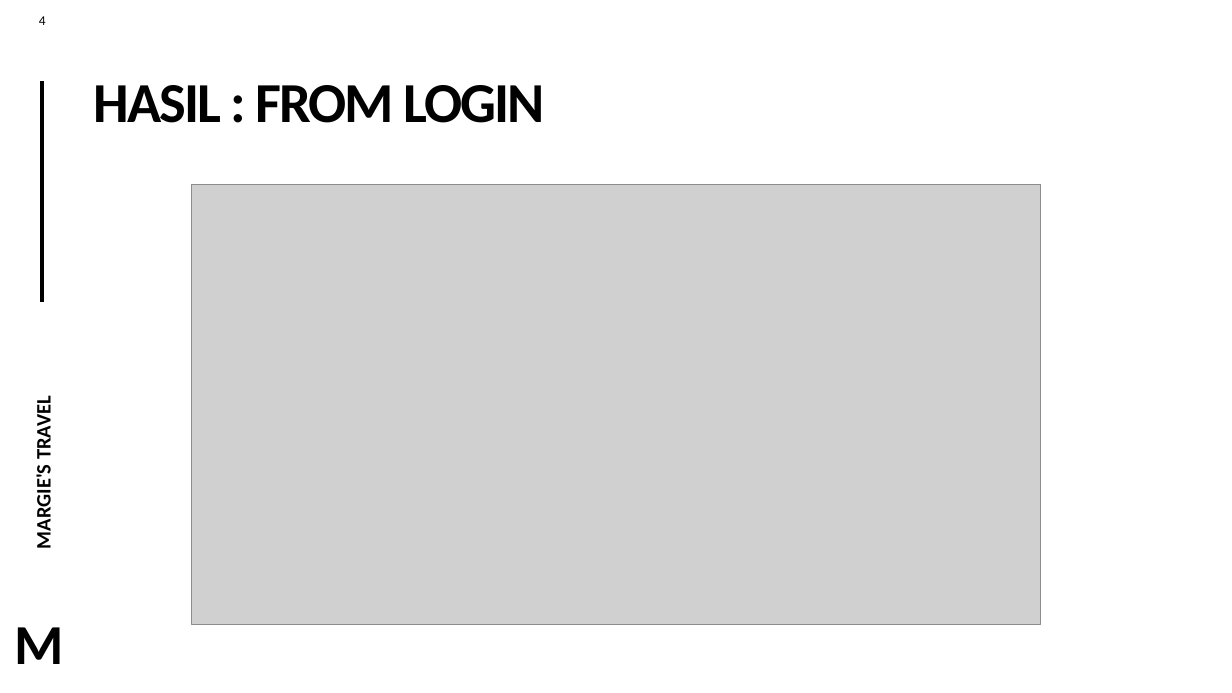
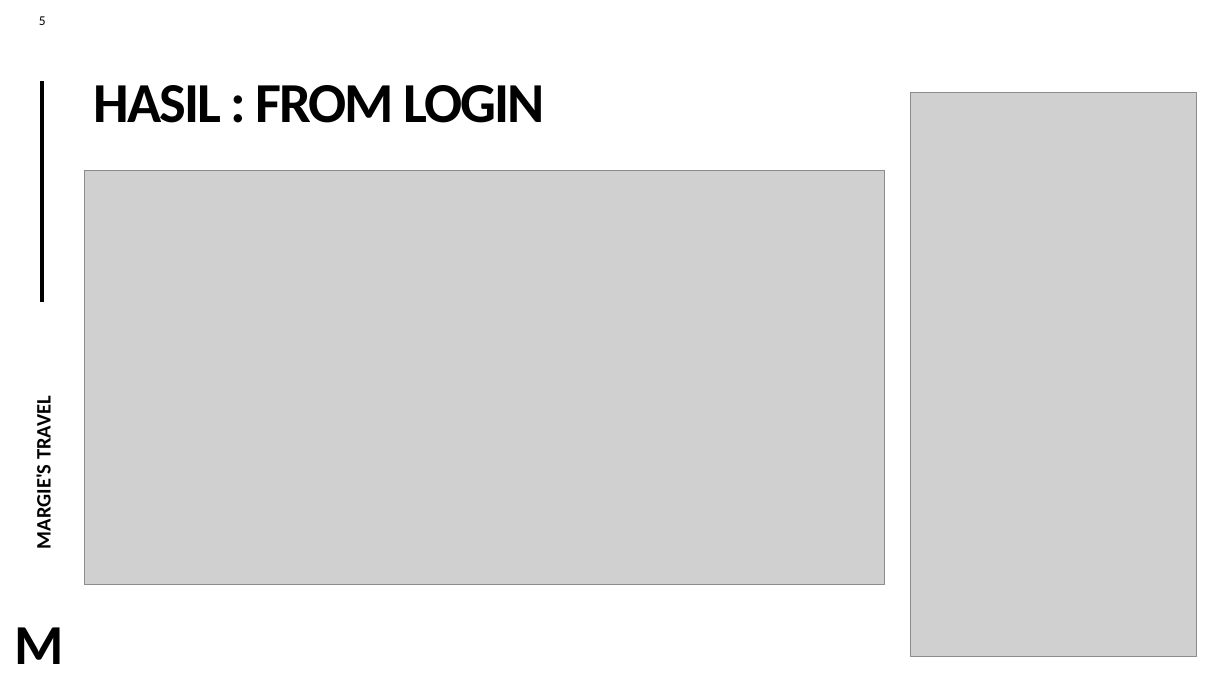
Before and after one commit to mhapizmaulanar/makanankelompok1, a slide deck: slide 5 of laporan/PPT Pemograman dasar_KEL1_XDKVB.pptx (slide 4 before the commit). Drawn at 1232x693 pixels with LibreOffice and Linux fonts; fonts in the diff are those of the drawing; grey boxes stand for pictures. Boxes give left, top, right and bottom in pixels: in the first picture for what was removed or moved away, otherwise in the second. Text is boxed around its words. In the diff, an @@ line names an element or a change of style, - is before the commit and + after.

```diff
--- a/laporan/PPT Pemograman dasar_KEL1_XDKVB.pptx
+++ b/laporan/PPT Pemograman dasar_KEL1_XDKVB.pptx
@@ page number at (39, 16, 46, 25): text changed @@
-4
+5
@@ picture added at (910, 92, 1197, 656) @@
@@ picture: place and size @@
-picture at (191, 185, 1042, 625)
+picture at (85, 171, 884, 585)
```
Also in this commit, not shown: 1 other slide changed, 3 slides added, 1 slide removed, 5 other files.
